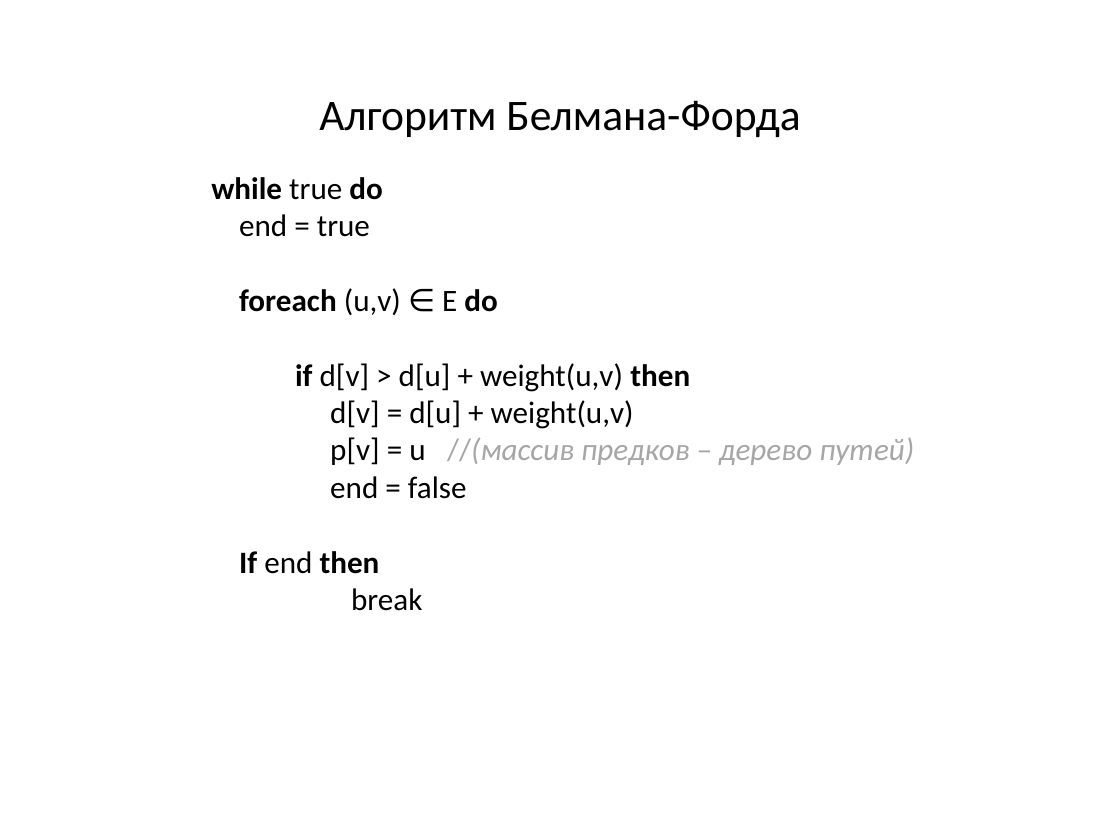
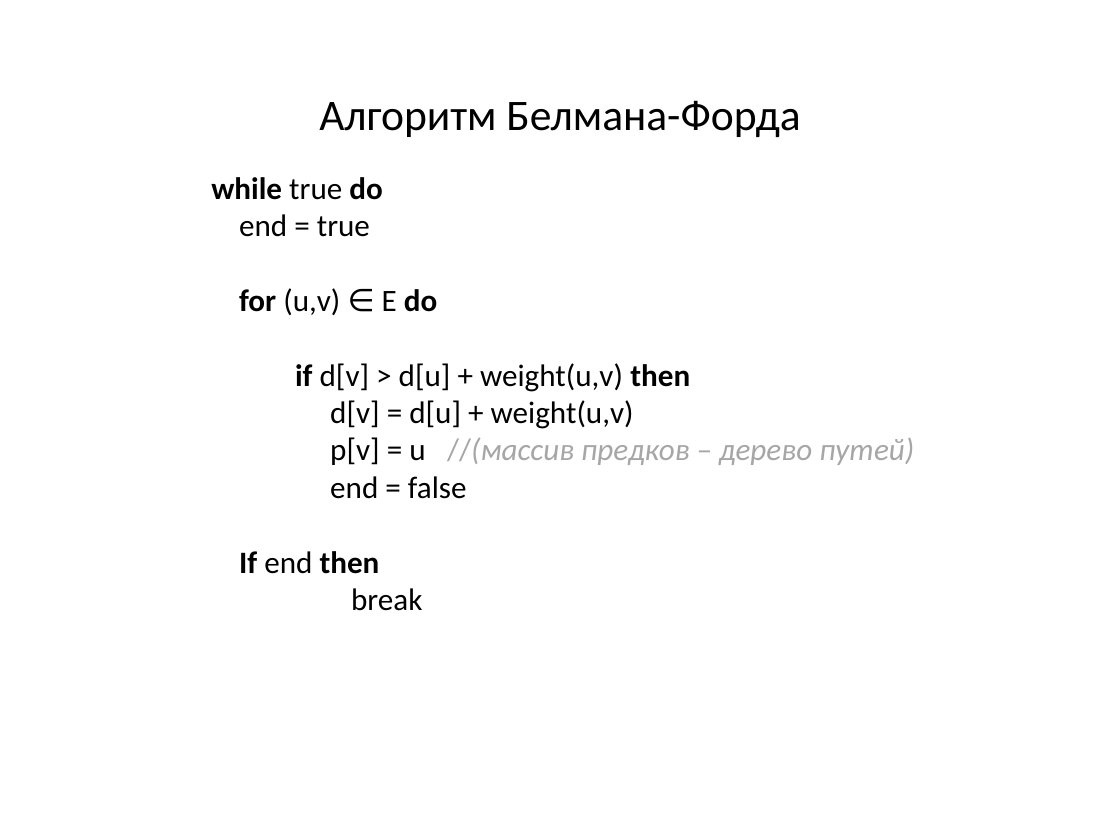
Before and after one commit to SteinbergOB/ANG, a slide deck: slide 47 of Презентации/Лекция 3.pptx (slide 45 before the commit). Drawn at 1120x840 pixels with LibreOffice and Linux fonts; fonts in the diff are those of the drawing. Boxes give left, top, right and bottom in pixels: in the first picture for what was removed or moved away, otherwise in the second. Text is boxed around its words. In the diff, an @@ line names an element or a change of style, - is before the commit and + after.

```diff
--- a/Презентации/Лекция 3.pptx
+++ b/Презентации/Лекция 3.pptx
@@ text at box(239, 288, 437, 315): text changed; bold off @@
-  foreach (u,v) ∈ E do
+  for (u,v) ∈ E do
```
Also in this commit, not shown: 4 other slides changed, 2 slides added.
